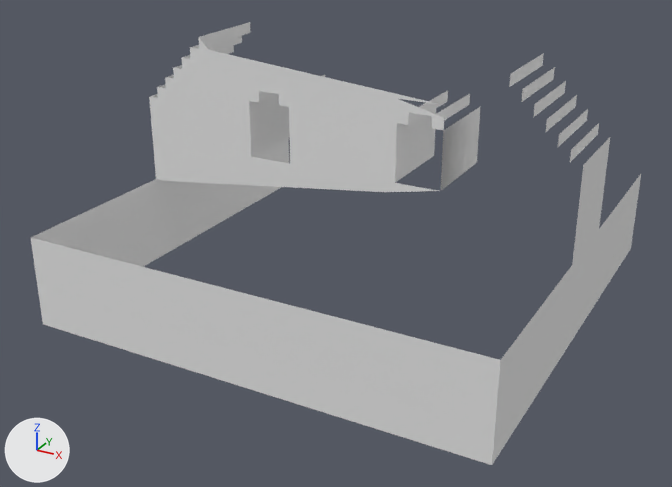
Two versions of the OBJ model GenWorldGame/Assets/Voxels/Wall.obj, one commit apart.
Camera for both pictures: a camera (50 mm lens) standing at (3.53, -6.9, 3.8) and looking at (-0.08, -0.34, 0.51). Lighting does not change. The marker at lower left points along +X, +Y and +Z. Where no turn or scale is listed for an object, it has been applied to the vertices. Vertices at the same position are counted once.

The first picture shows 'Untitled'.
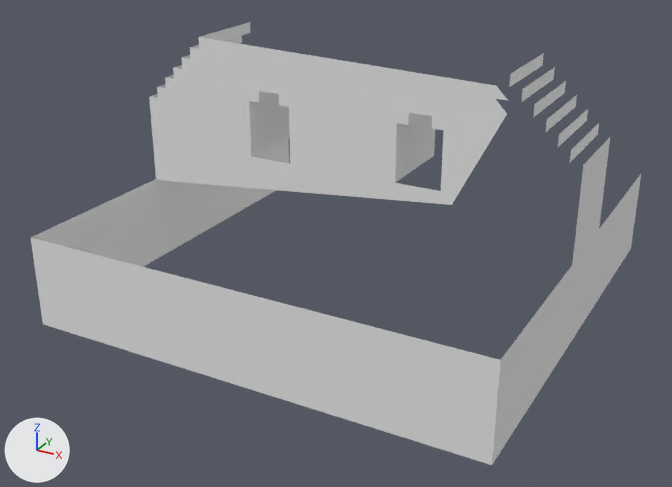
Commit message: Fix timer

The change, as JSON lines over the scene's bpy script:
```json
{"block": "me_untitled", "where": "# used by ob_untitled; location = (0.0, 0.0, 0.0)"}
{"op": "remove", "block": "me_untitled", "code": "me_untitled.from_pydata(...)  # 132 vertices, 142 faces; spans x -2.0..2.0, y -2.0..2.0, z 0.0..2.2"}
{"op": "add", "block": "me_untitled", "code": "me_untitled.from_pydata(...)  # 138 vertices, 156 faces; spans x -2.0..2.0, y -2.0..2.0, z 0.0..2.2"}
{"block": "me_untitled", "change": "me_untitled part 1"}
{"block": "me_untitled", "change": "6 vertices are added at (1.0, -0.4, 1.1), (1.0, -0.4, 1.8), (1.3, -0.4, 2.0), (1.3, -0.4, 2.1), (1.4, -0.4, 1.9), (1.4, -0.4, 2.0)"}
{"block": "me_untitled", "change": "14 new faces join them"}
```

Changed parts and their boxes [x1, y1, x2, y2] in the pictures (672 x 487 px):
```json
{"part": 1, "of": "me_untitled", "change": "added", "after": [173, 37, 507, 205]}
```
